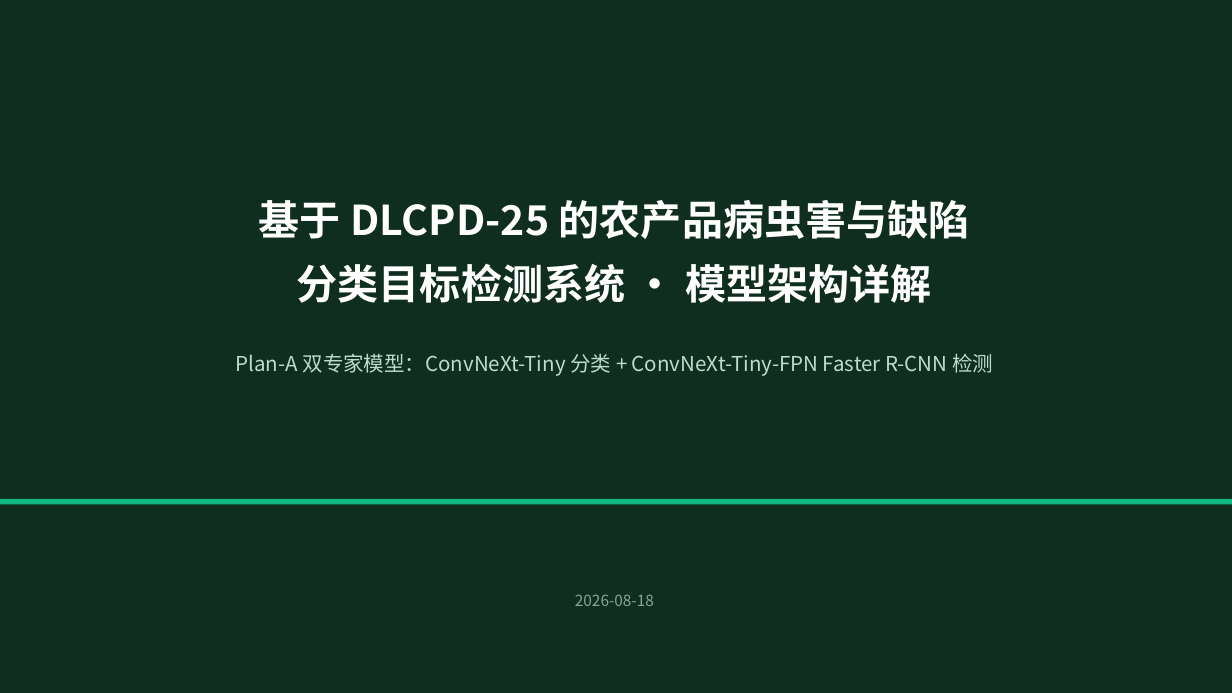
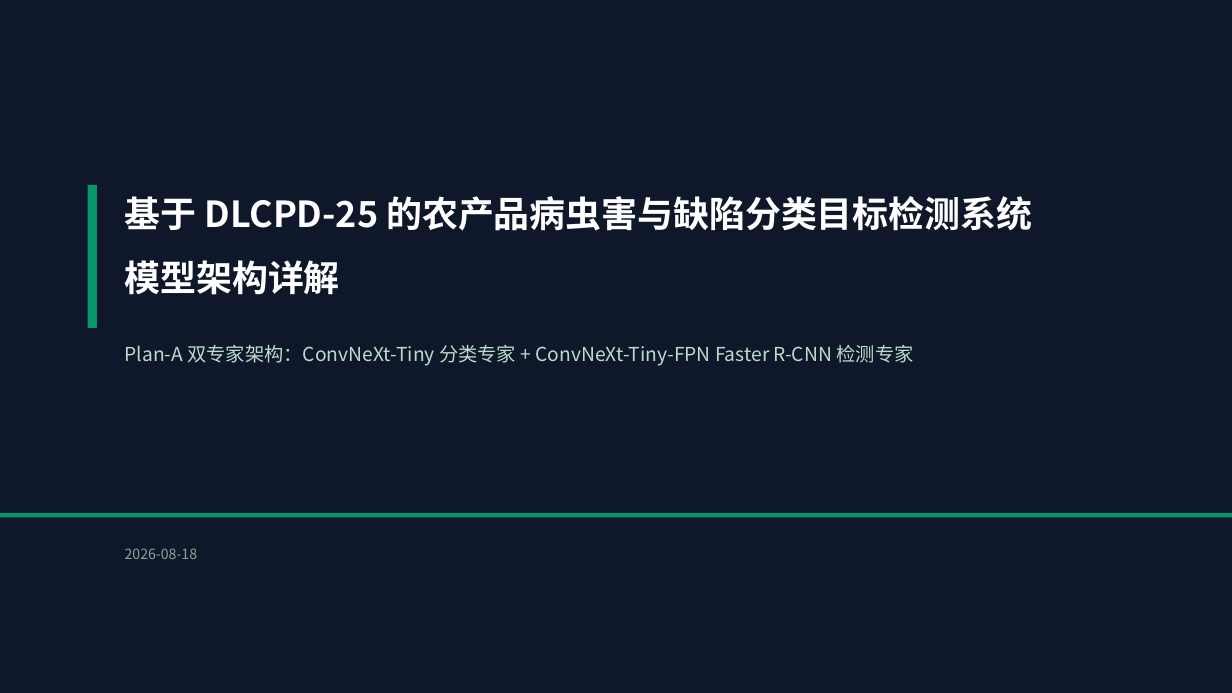
Before and after one commit to kfzeng1/DLCPD-25, a slide deck: slide 1 of docs/presentations/plan-a-model-architecture.pptx. Drawn at 1232x693 pixels with LibreOffice and Linux fonts; fonts in the diff are those of the drawing. Boxes give left, top, right and bottom in pixels: in the first picture for what was removed or moved away, otherwise in the second. Text is boxed around its words. In the diff, an @@ line names an element or a change of style, - is before the commit and + after.

```diff
--- a/docs/presentations/plan-a-model-architecture.pptx
+++ b/docs/presentations/plan-a-model-architecture.pptx
@@ rectangle at bbox=[0, 0, 1232, 693]: fill #0F2E1F to #0F172A @@
@@ rectangle added at bbox=[88, 185, 97, 328], fill #059669 @@
@@ text at bbox=[125, 196, 1032, 231]: text changed; size 32 to 28 pt @@
-分类目标检测系统 · 模型架构详解
+基于 DLCPD-25 的农产品病虫害与缺陷分类目标检测系统
@@ text removed at bbox=[259, 200, 970, 239] @@
-基于 DLCPD-25 的农产品病虫害与缺陷
@@ text added at bbox=[125, 260, 340, 295], 28 pt, text #FFFFFF, bold @@
+模型架构详解
@@ text at bbox=[125, 345, 914, 366]: text changed; size 16 to 15 pt @@
-Plan-A 双专家模型：ConvNeXt-Tiny 分类 + ConvNeXt-Tiny-FPN Faster R-CNN 检测
+Plan-A 双专家架构：ConvNeXt-Tiny 分类专家 + ConvNeXt-Tiny-FPN Faster R-CNN 检测专家
@@ rectangle: place and size @@
-rectangle at bbox=[0, 499, 1232, 505]
+rectangle at bbox=[0, 513, 1232, 518]
@@ rectangle at bbox=[0, 513, 1232, 518]: fill #10B981 to #059669 @@
@@ text "2026-08-18": place and size @@
-text "2026-08-18" at bbox=[575, 594, 654, 606]
+text "2026-08-18" at bbox=[125, 548, 198, 559]
@@ text "2026-08-18" at bbox=[125, 548, 198, 559]: size 12 to 11 pt; alignment centre to left @@
```
Also in this commit, not shown: 7 other slides changed, 12 slides added, 9 slides removed, 1 other file.
